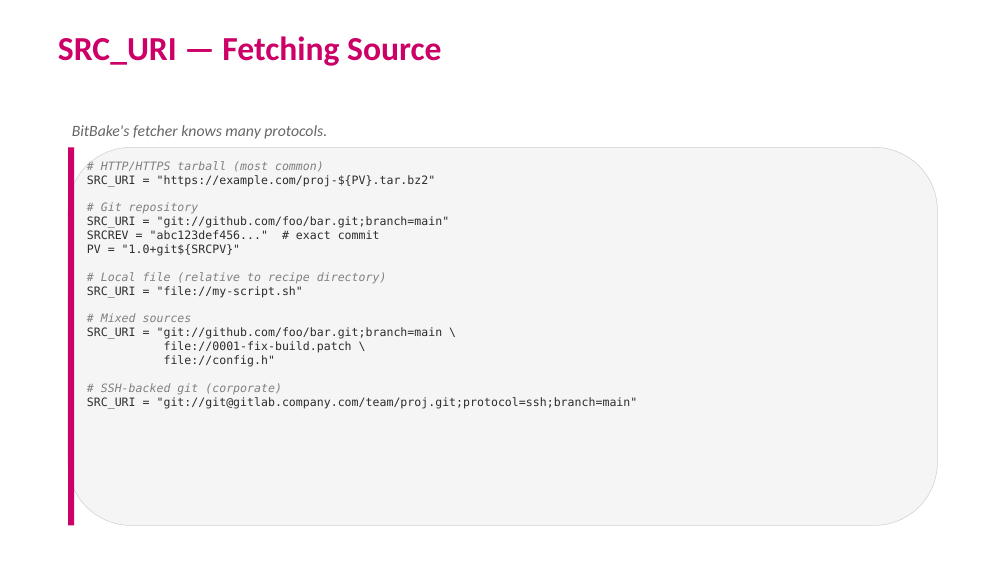
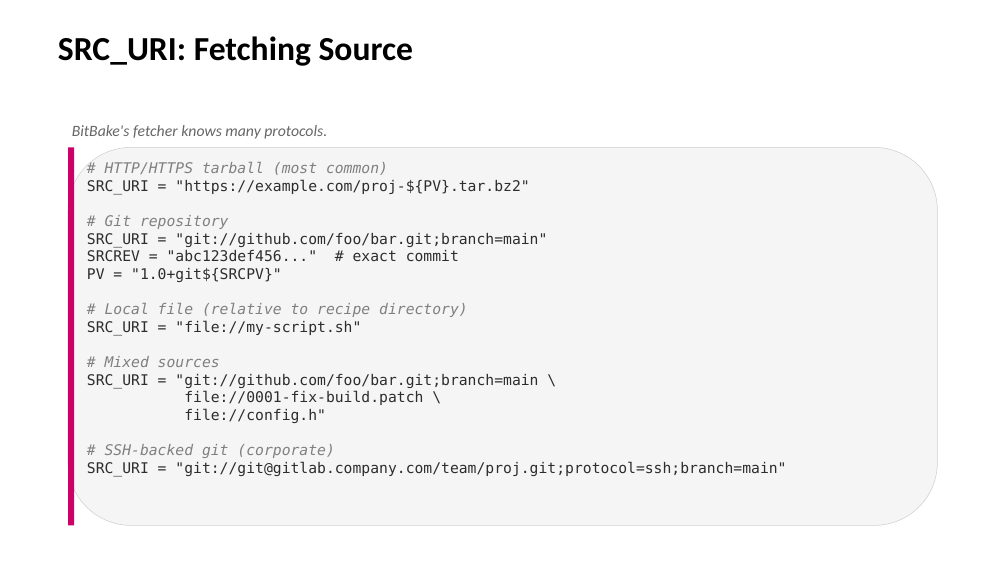
Before and after one commit to EmertxeInfoTech/Allegion-Training-Materials, a slide deck: slide 6 of yocto_training_all_session_decks/session_decks/D2S2_Recipes_Part1.pptx. Drawn at 1008x567 pixels with LibreOffice and Linux fonts; fonts in the diff are those of the drawing; background and template pictures are left out. Boxes give left, top, right and bottom in pixels: in the first picture for what was removed or moved away, otherwise in the second. Text is boxed around its words. In the diff, an @@ line names an element or a change of style, - is before the commit and + after.

```diff
--- a/yocto_training_all_session_decks/session_decks/D2S2_Recipes_Part1.pptx
+++ b/yocto_training_all_session_decks/session_decks/D2S2_Recipes_Part1.pptx
@@ title at [58,36,413,66]: text changed; text colour #CC0066 to #000000 @@
-SRC_URI — Fetching Source
+SRC_URI: Fetching Source
@@ text "# HTTP/HTTPS tarball (most common)" at [87,162,786,477]: size 11 to 14 pt @@
```
Also in this commit, not shown: 8 other slides changed, 18 other files.
